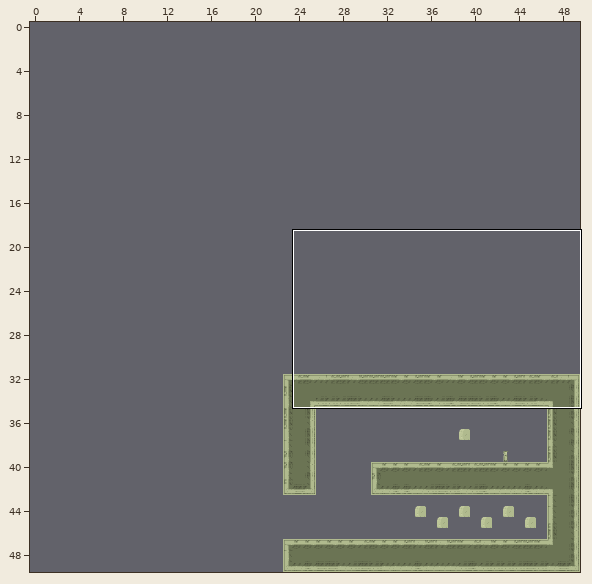
Two states of a Tiled map, SuperLemonadeFactory1989/SuperLemonadeFactory1989/Lemonade/levels/slf2/warehouse/warehouse_level1.tmx. Above: a wide view before the commit, with the close-up outlined.
Close-up. Old version:
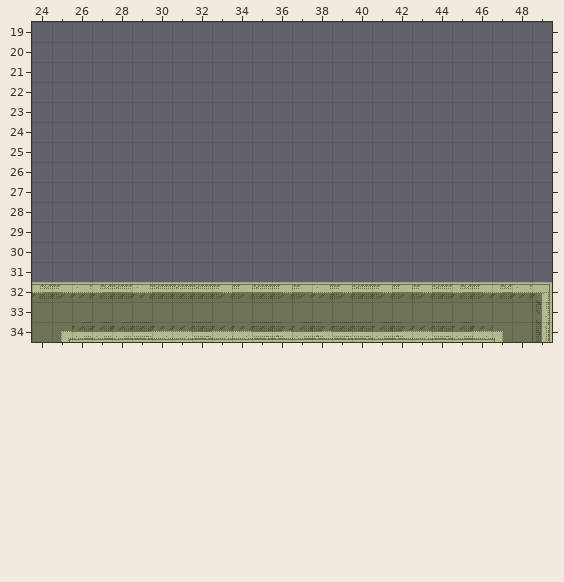
Cells are 20x20 px. Shown: x 24..49, y 19..34. The commit also changed other parts of the map, which this record leaves out.
Once edited:
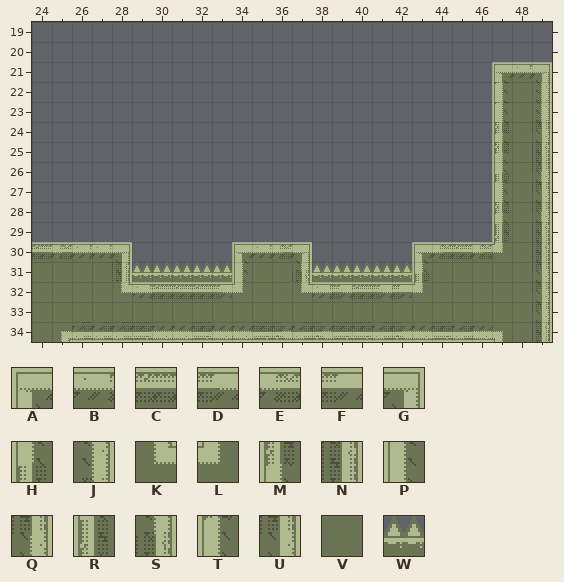
Key: from "tiles_sydney": A 8, B 9, C 10, D 11, E 12, F 13, G 14, H 28, J 34, K 35, L 36, M 48, N 54, P 68, Q 74, R 88, S 94, T 108, U 114, V 194, W 390.
_ is an empty cell.
The edit:
Layer "bg":
The author put tile A in row 21 at x 47; in row 30 at x 34 and 43.
The author put tile B in row 21 at x 48; in row 30 at x 26 to 27 and 35.
The author put tile C in row 30 at x 24 and 45.
The author put tile E in row 30 at x 25, 36, 44 and 46.
The author put tile G in row 21 at x 49; in row 30 at x 28 and 37.
The author put tile H in row 26 at x 47; in row 31 at x 43.
The author put tile J in rows 22 to 23 at x 49.
Tile C becomes tile K in row 32 at x 28.
Tile F becomes tile K in row 32 at x 37.
Tile D becomes tile L in row 32 at x 43.
Tile F becomes tile L in row 32 at x 34.
The author put tile L in row 30 at x 47.
The author put tile M in rows 24 to 25 at x 47; in row 28 at x 47.
The author put tile N in row 25 at x 49; in rows 29 to 30 at x 49; in row 31 at x 28.
The author put tile P in row 27 at x 47; in row 31 at x 34.
The author put tile Q in row 26 at x 49; in row 28 at x 49.
The author put tile R in row 29 at x 47.
The author put tile S in row 31 at x 37.
The author put tile T in rows 22 to 23 at x 47.
Tile G becomes tile U in row 32 at x 49.
The author put tile U in row 24 at x 49; in row 27 at x 49; in row 31 at x 49.
Tile B becomes tile V in row 32 at x 26 and 48.
Tile C becomes tile V in row 32 at x 35 and 44.
Tile D becomes tile V in row 32 at x 25, 36 and 46.
Tile E becomes tile V in row 32 at x 24, 27, 45 and 47.
The author put tile V in rows 22 to 30 at x 48; in row 31 at x 24 to 27, 35 to 36 and 44 to 48.
The author put tile W in row 31 at x 29 to 33 and 38 to 42.
